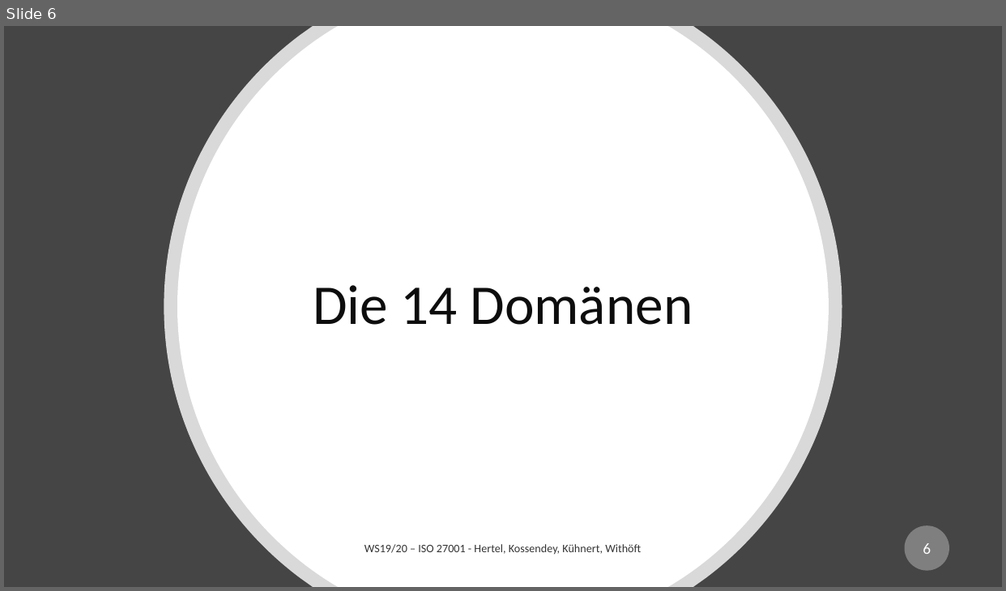
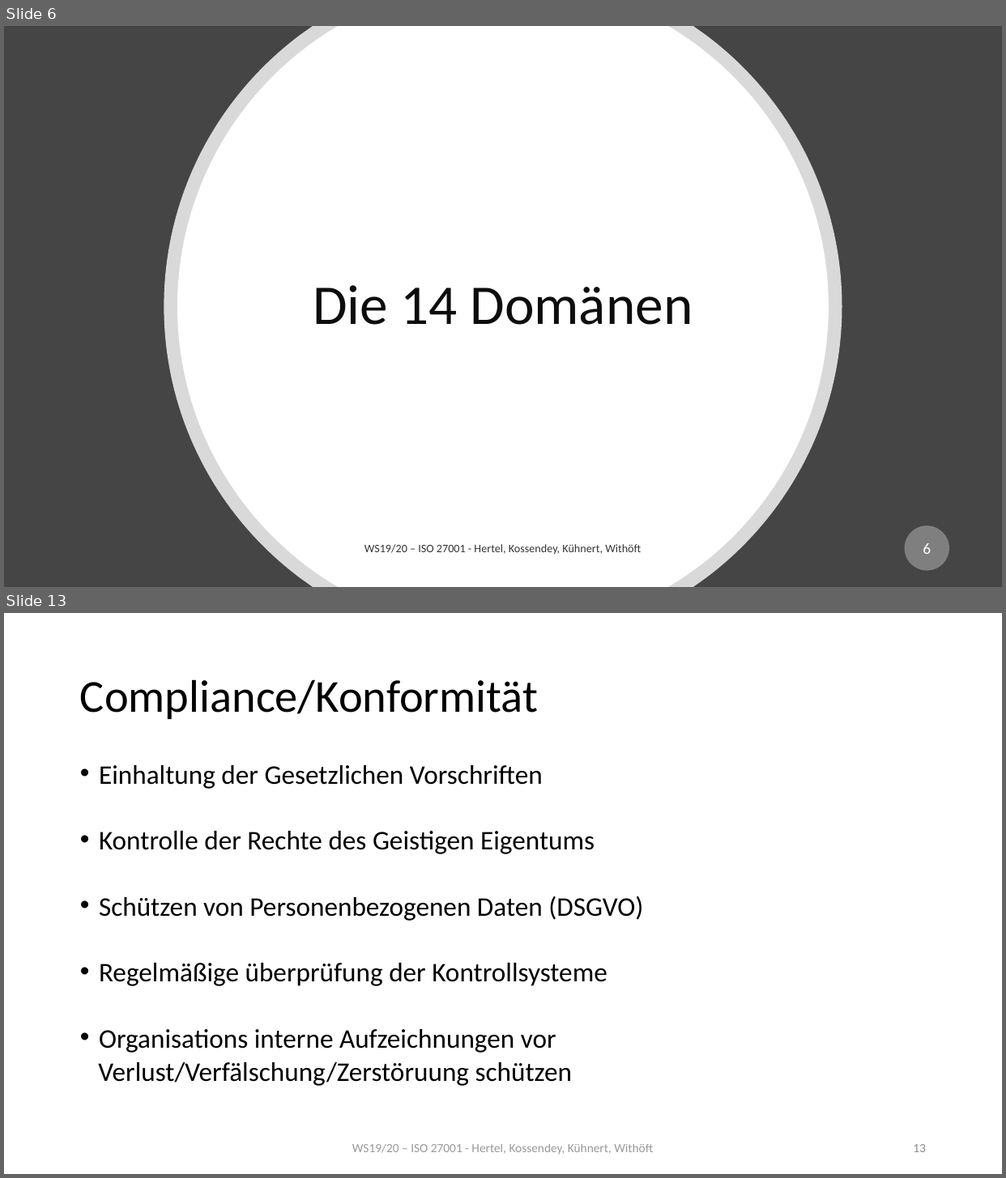
Before and after one commit to mwithoeft/SicherheitUndZuverlaessigkeit, a slide deck: Valentin/merged.pptx. Shown one above the other, each under a label of ours: slide 6 before the commit, slides 6 and 13 after it; the slides between them are not shown. The pictures are 1006x591 and 1006x1178 pixels, drawn with LibreOffice and Linux fonts; fonts in the diff are those of the drawing. Boxes give left, top, right and bottom in pixels: in the first picture for what was removed or moved away, otherwise in the second. Text is boxed around its words. In the diff, an @@ line names an element or a change of style, - is before the commit and + after.

```diff
--- a/Valentin/merged.pptx
+++ b/Valentin/merged.pptx
@@ slide 13 added at bbox=[4, 613, 1002, 1174], background #FFFFFF @@
@@ title added at bbox=[80, 679, 538, 719], 44 pt, text #000000 @@
+Compliance/Konformität
@@ text added at bbox=[98, 765, 643, 1086], 25.9 pt, text #000000 @@
+• Einhaltung der Gesetzlichen Vorschriften
+• Kontrolle der Rechte des Geistigen Eigentums
+• Schützen von Personenbezogenen Daten (DSGVO)
+• Regelmäßige überprüfung der Kontrollsysteme
+• Organisations interne Aufzeichnungen vor
+Verlust/Verfälschung/Zerstöruung schützen
@@ text added at bbox=[352, 1144, 653, 1154], 12 pt, text #808080 at 80% opacity @@
+WS19/20 – ISO 27001 - Hertel, Kossendey, Kühnert, Withöft
@@ page number added at bbox=[913, 1144, 926, 1152], 12 pt, text #8C8C8C @@
+13
```
Also in this commit, not shown: 1 slide changed, 5 other slides added.
